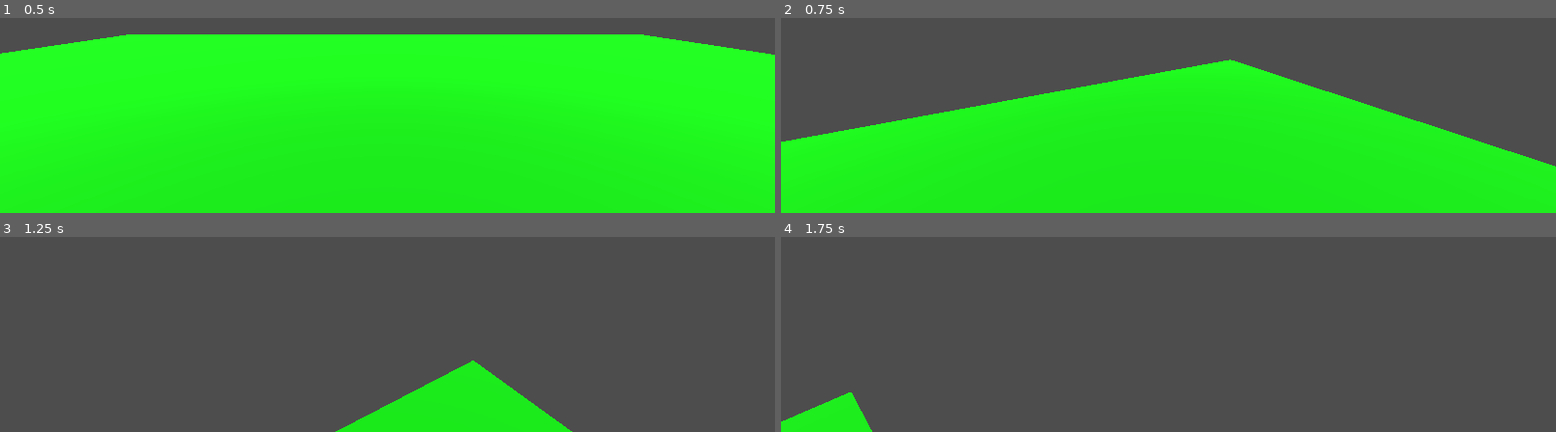
Above: before the commit, frames 1-4 (two rows, left to right).
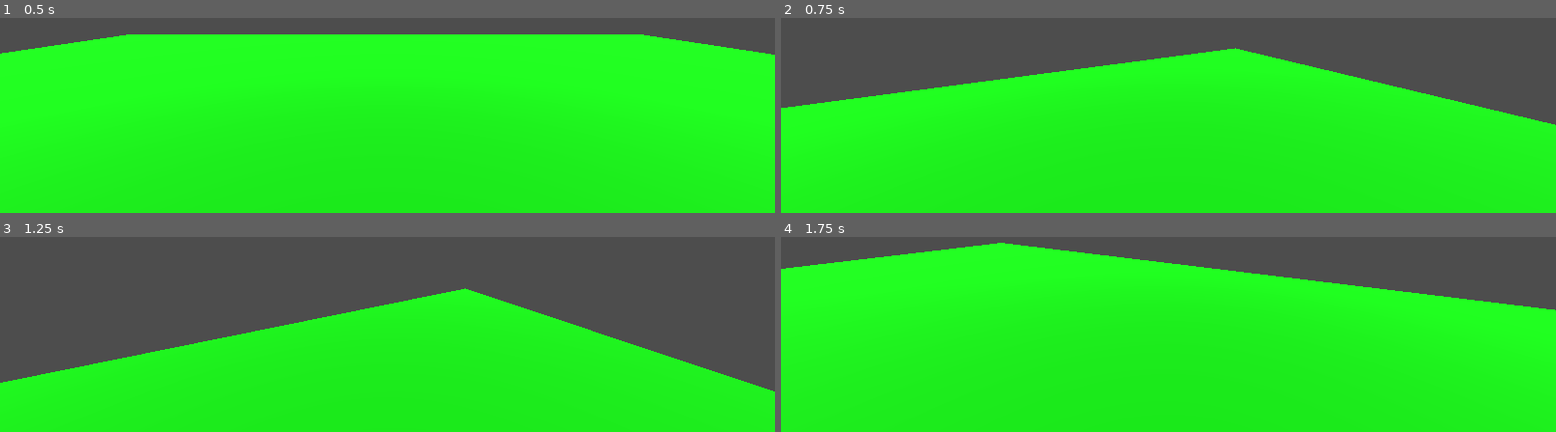
Above: after the commit, the same moments.

Repository: tested69420/fps-game
Game: Godot game, scene res://test world.tscn
The game is run twice, just before and just after one commit, with the same random seed, the same clock (stepped at 60 frames per second) and the same inputs.
Inputs (mouse positions are in pixels of both pictures, inside the frame that each line leads up to):
- Up to frame 1 (0.5 s): no input
- Up to frame 2 (0.75 s): tap Enter (ui_accept) at 0.5 s; move the mouse to (outside the picture) at 0.52 s; hold Up (ui_up) from 0.53 s (still down); hold Shift (sprint) from 0.53 s (still down); click (outside the picture) at 0.67 s
- Up to frame 3 (1.25 s): keep holding Up (ui_up); keep holding Shift (sprint); tap Enter (ui_accept) at 0.77 s
- Up to frame 4 (1.75 s): keep holding Up (ui_up); move the mouse to (outside the picture) at 1.27 s; release Shift (sprint) at 1.28 s; tap Shift (sprint) at 1.35 s; tap Enter (ui_accept) at 1.52 s

Frame 1 is identical in both runs. In frame 2, 12% of the frame differs, in the area x 0-100%, y 15-77%; in frame 3, 43%; in frame 4, 81%, in the area x 0-100%, y 2-100%.

Commit message:
fixed movement entirelky

Diff:
--- a/Movement.gd
+++ b/Movement.gd
@@ -5,9 +5,9 @@
 func _ready():
 	Input.set_mouse_mode(Input.MOUSE_MODE_CAPTURED)
 
-const WALK_SPEED = 7.0
-const SPRINT_SPEED = 14.0
-const JUMP_VELOCITY = 10
+const WALK_SPEED = 3.0
+const SPRINT_SPEED = 7.0
+const JUMP_VELOCITY = 6
 const SENSITIVITY = 0.008
 
 var speed = WALK_SPEED
